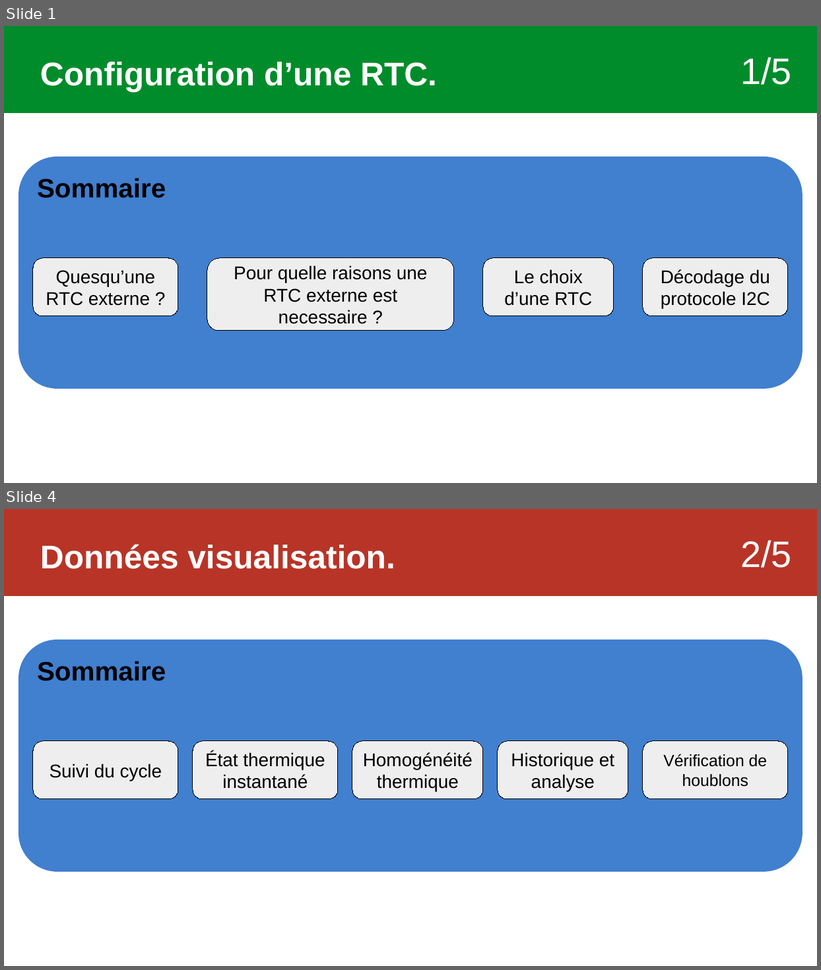
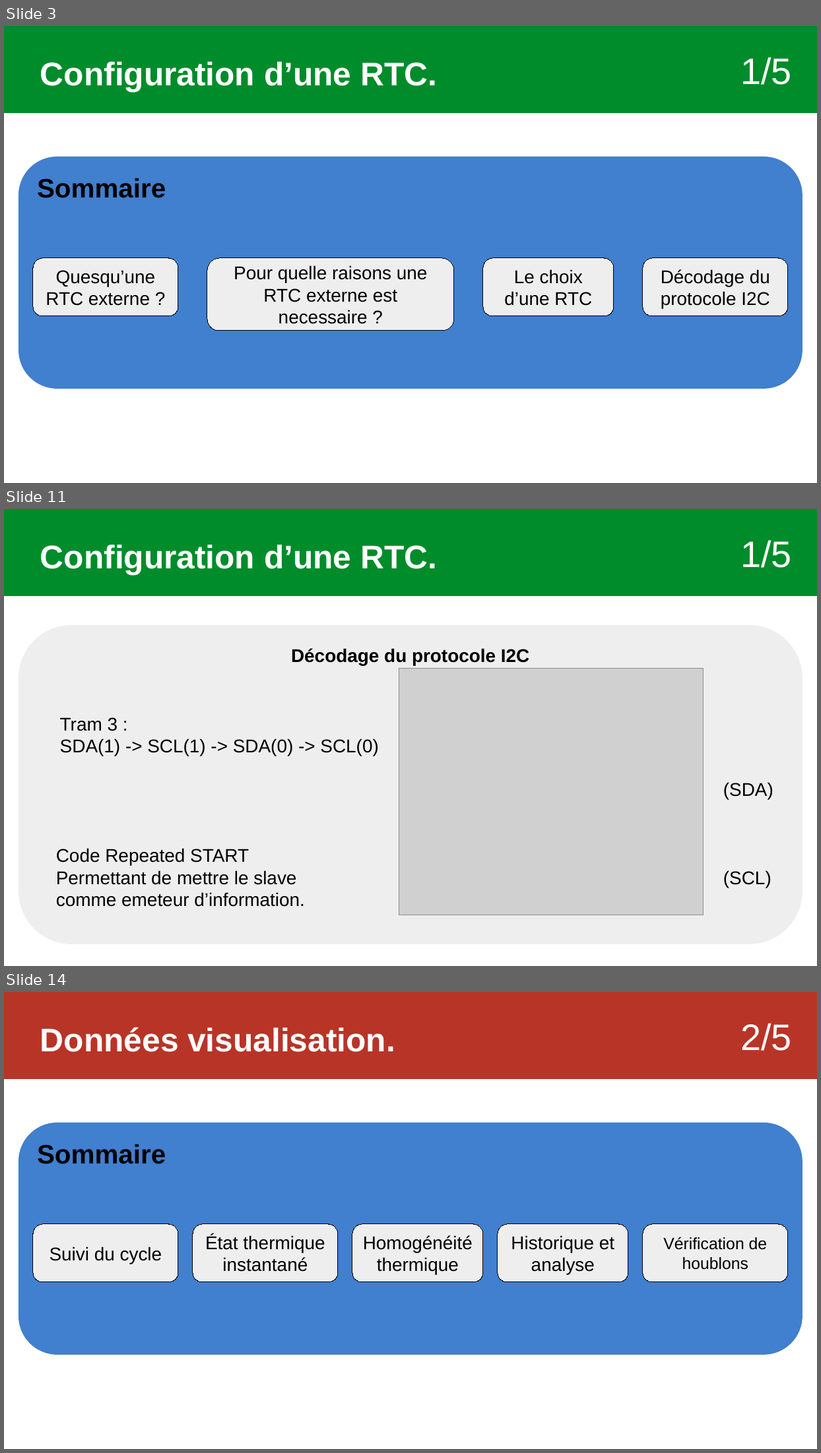
Before and after one commit to Sauvage89/sechoir-houblon, a slide deck: doc/diaporama/revu2/revu2_sauvage.odp. Shown one above the other, each under a label of ours: slides 1 and 4 before the commit, slides 3, 11 and 14 after it; the slides between them are not shown. The pictures are 821x970 and 821x1453 pixels, drawn with LibreOffice and Linux fonts; fonts in the diff are those of the drawing; grey boxes stand for pictures. Boxes give left, top, right and bottom in pixels: in the first picture for what was removed or moved away, otherwise in the second. Text is boxed around its words. In the diff, an @@ line names an element or a change of style, - is before the commit and + after.

```diff
--- a/doc/diaporama/revu2/revu2_sauvage.odp
+++ b/doc/diaporama/revu2/revu2_sauvage.odp
@@ slide 11 added at [4,509,817,966], background #FFFFFF @@
@@ rectangle added at [4,509,817,596], fill #008C2A @@
@@ text added at [40,545,437,575], 32 pt, text #FFFFFF, bold @@
+Configuration d’une RTC.
@@ text added at [741,540,792,568], 36 pt, text #FFFFFF @@
+1/5
@@ rounded rectangle added at [19,625,803,945], fill #EEEEEE, 18 pt, text #000000, bold @@
+Décodage du protocole I2C
@@ picture added at [399,668,704,916] @@
@@ text added at [60,718,378,756], 18 pt, text #000000 @@
+Tram 3 :
+SDA(1) -> SCL(1) -> SDA(0) -> SCL(0)
@@ text added at [723,782,774,888], 18 pt, text #000000 @@
+(SDA)
+(SCL)
@@ text added at [56,848,305,907], 18 pt, text #000000 @@
+Code Repeated START
+Permettant de mettre le slave comme emeteur d’information.
@@ what was slide 1 is now slide 3 @@
@@ what was slide 4 is now slide 14 @@
```
Also in this commit, not shown: 6 slides changed, 22 other slides added, 4 other files.
